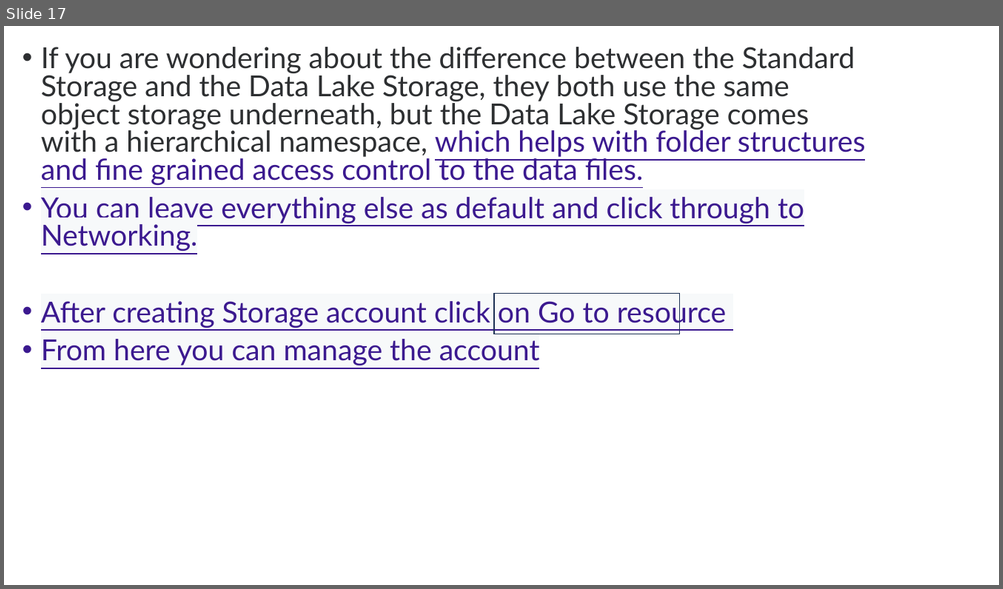
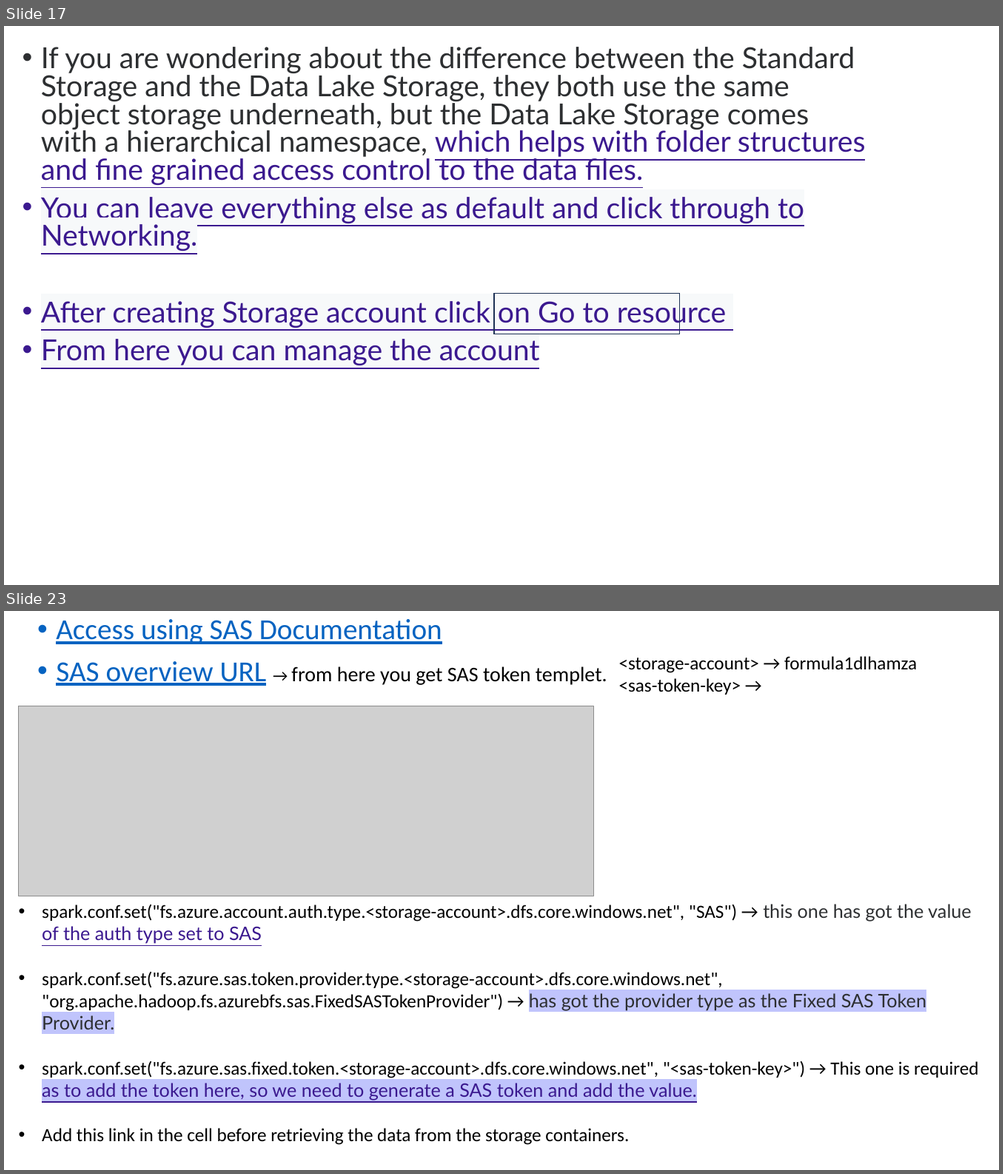
Before and after one commit to Hamza20203064/QuantumFlow-Databricks-ETL, a slide deck: Azure Databricks.pptx. Shown one above the other, each under a label of ours: slide 17 before the commit, slides 17 and 23 after it; the slides between them are not shown. The pictures are 1003x589 and 1003x1174 pixels, drawn with LibreOffice and Linux fonts; fonts in the diff are those of the drawing; grey boxes stand for pictures. Boxes give left, top, right and bottom in pixels: in the first picture for what was removed or moved away, otherwise in the second. Text is boxed around its words. In the diff, an @@ line names an element or a change of style, - is before the commit and + after.

Commit message:
Ingestion of data into the ingested or the processed layer.

```diff
--- a/Azure Databricks.pptx
+++ b/Azure Databricks.pptx
@@ slide 23 added at (x1=4, y1=611, x2=999, y2=1170), background #FFFFFF @@
@@ text added at (x1=56, y1=619, x2=607, y2=686), 28 pt, text #0563C1, underline @@
+• Access using SAS Documentation
+• SAS overview URL → from here you get SAS token templet.
@@ text added at (x1=619, y1=658, x2=759, y2=695), 18 pt, text #000000 @@
+<storage-account> → formula1dlhamza
+<sas-token-key> →
@@ picture added at (x1=19, y1=706, x2=594, y2=896) @@
@@ text added at (x1=42, y1=904, x2=978, y2=1145), 18 pt, text #000000 @@
+• spark.conf.set("fs.azure.account.auth.type.<storage-account>.dfs.core.windows.net", "SAS") → this one has got the value of the auth type set to SAS
+• spark.conf.set("fs.azure.sas.token.provider.type.<storage-account>.dfs.core.windows.net", "org.apache.hadoop.fs.azurebfs.sas.FixedSASTokenProvider") → has got the provider type as the Fixed SAS Token Provider.
+• spark.conf.set("fs.azure.sas.fixed.token.<storage-account>.dfs.core.windows.net", "<sas-token-key>") → This one is required as to add the token here, so we need to generate a SAS token and add the value.
+• Add this link in the cell before retrieving the data from the storage containers.
```
Also in this commit, not shown: 4 slides changed, 32 other slides added, 22 other files.
